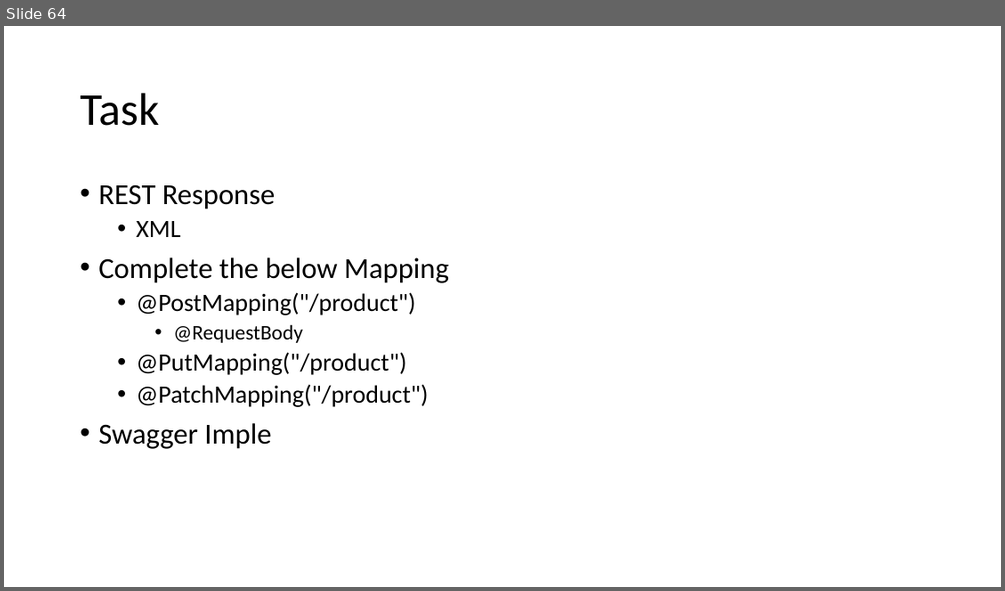
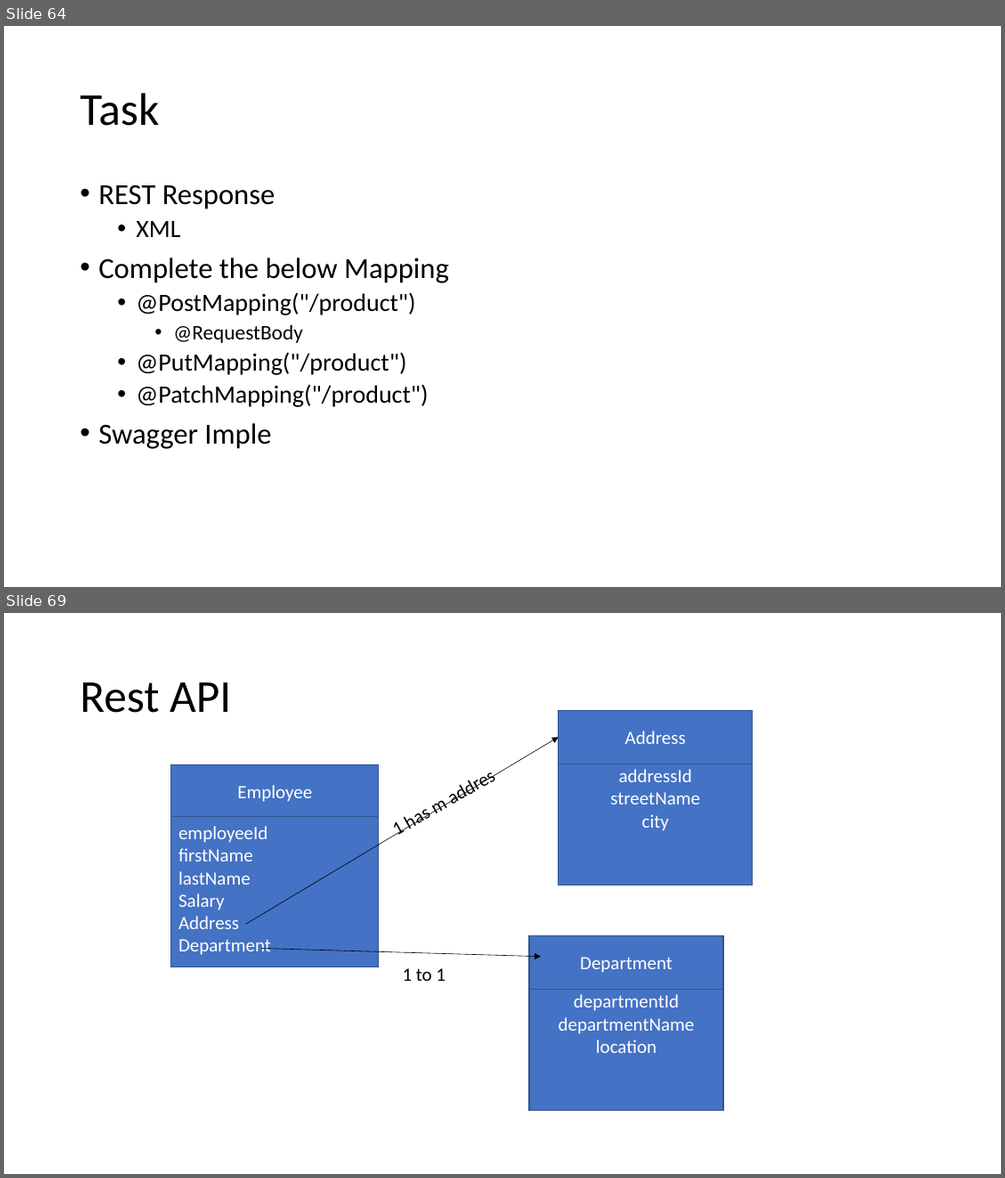
Before and after one commit to priyangm/pod_trg, a slide deck: Finishing School.pptx. Shown one above the other, each under a label of ours: slide 64 before the commit, slides 64 and 69 after it; the slides between them are not shown. The pictures are 1005x591 and 1005x1178 pixels, drawn with LibreOffice and Linux fonts; fonts in the diff are those of the drawing. Boxes give left, top, right and bottom in pixels: in the first picture for what was removed or moved away, otherwise in the second. Text is boxed around its words. In the diff, an @@ line names an element or a change of style, - is before the commit and + after.

```diff
--- a/Finishing School.pptx
+++ b/Finishing School.pptx
@@ slide 69 added at [4, 613, 1001, 1174], background #FFFFFF @@
@@ title added at [80, 682, 231, 713], 44 pt, text #000000 @@
+Rest API
@@ rectangle added at [558, 710, 752, 885], fill #4472C4, outline #325491 1 pt, 18 pt, text #FFFFFF @@
+addressId
+streetName
+city
@@ rectangle added at [558, 710, 752, 763], fill #4472C4, outline #325491 1 pt, 18 pt, text #FFFFFF @@
+Address
@@ arrow added from (246, 925) to (558, 737), #000000 0.5 pt @@
@@ rectangle added at [171, 765, 380, 966], fill #4472C4, outline #325491 1 pt, 18 pt, text #FFFFFF @@
+employeeId
+firstName
+lastName
+Salary
+Address
+Department
@@ rectangle added at [171, 765, 380, 817], fill #4472C4, outline #325491 1 pt, 18 pt, text #FFFFFF @@
+Employee
@@ text added at [396, 800, 448, 835], 18 pt, text #000000 @@
+1 has m addres
@@ arrow added from (262, 948) to (541, 957), #000000 0.5 pt @@
@@ rectangle added at [529, 936, 723, 1111], fill #4472C4, outline #325491 1 pt, 18 pt, text #FFFFFF @@
+departmentId
+departmentName
+location
@@ rectangle added at [529, 936, 723, 989], fill #4472C4, outline #325491 1 pt, 18 pt, text #FFFFFF @@
+Department
@@ text added at [403, 968, 445, 981], 18 pt, text #000000 @@
+1 to 1
```
Also in this commit, not shown: 5 other slides added, 1 other file.
